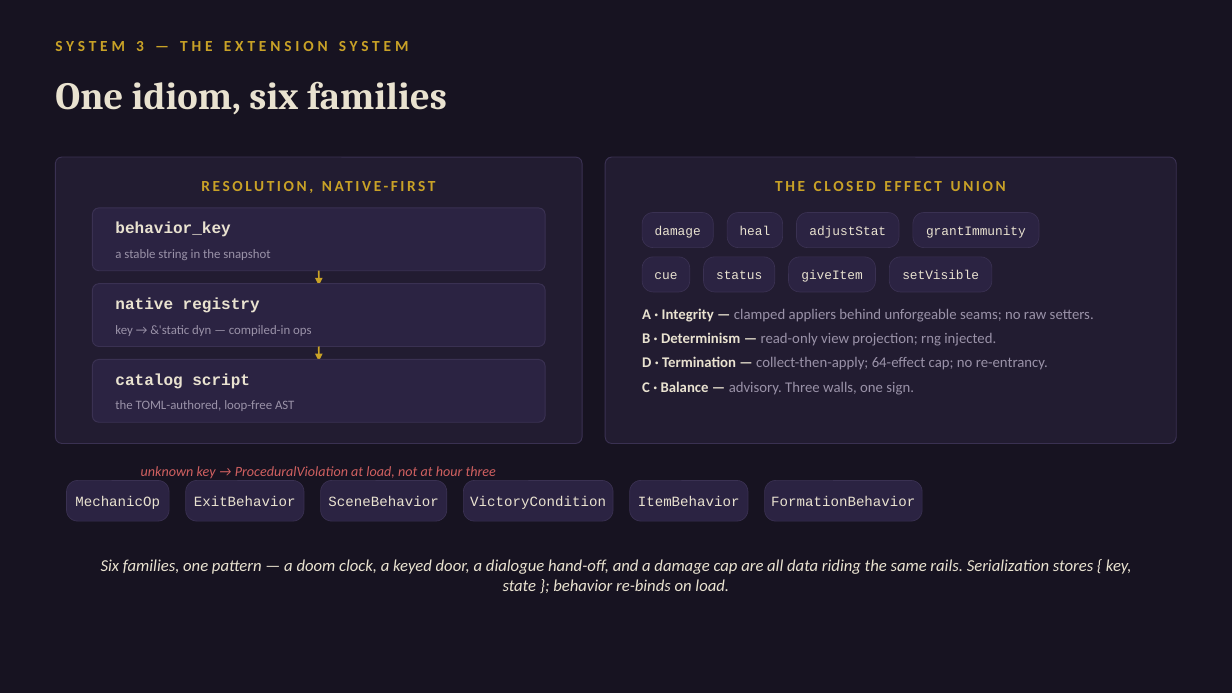
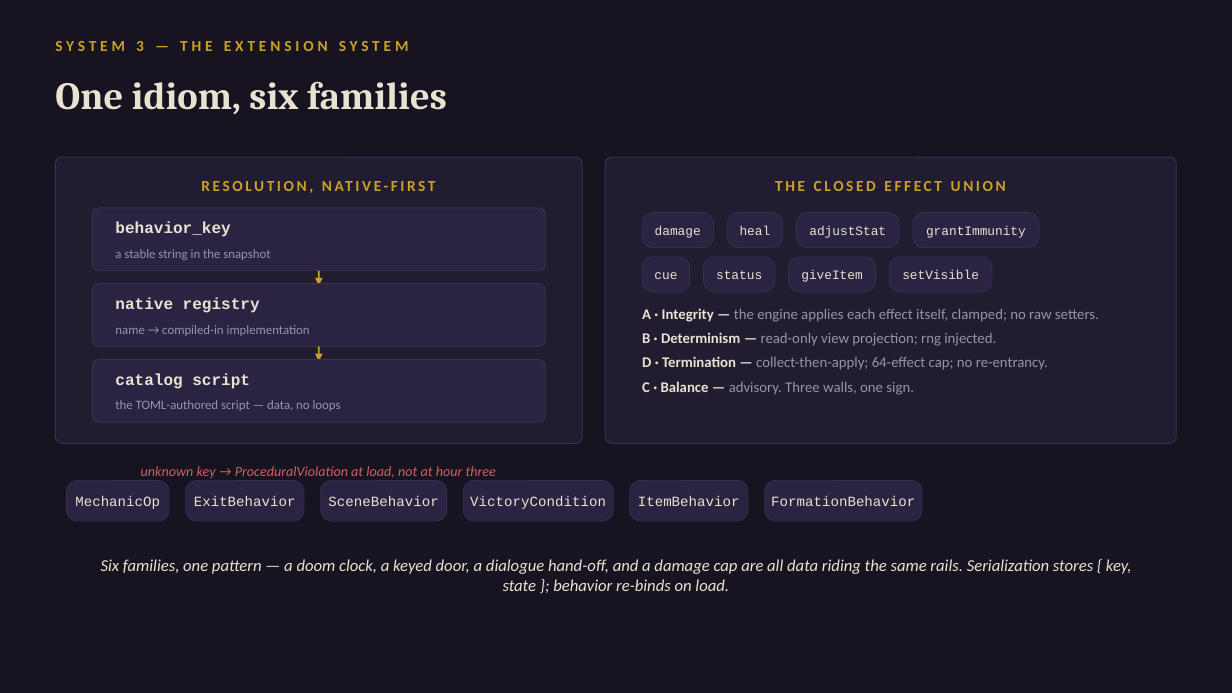
Before and after one commit to daniel0mullins/WickedWays, a slide deck: slide 5 of docs/talks/decks/03-systems-tour.pptx. Drawn at 1232x693 pixels with LibreOffice and Linux fonts; fonts in the diff are those of the drawing. Boxes give left, top, right and bottom in pixels: in the first picture for what was removed or moved away, otherwise in the second. Text is boxed around its words. In the diff, an @@ line names an element or a change of style, - is before the commit and + after.

```diff
--- a/docs/talks/decks/03-systems-tour.pptx
+++ b/docs/talks/decks/03-systems-tour.pptx
@@ text at (x1=115, y1=325, x2=310, y2=336): text changed @@
-key → &'static dyn — compiled-in ops
+name → compiled-in implementation
@@ text at (x1=642, y1=308, x2=1099, y2=322): text changed @@
-A · Integrity — clamped appliers behind unforgeable seams; no raw setters.
+A · Integrity — the engine applies each effect itself, clamped; no raw setters.
@@ text at (x1=115, y1=400, x2=341, y2=411): text changed @@
-the TOML-authored, loop-free AST
+the TOML-authored script — data, no loops
```
Also in this commit, not shown: 5 other slides changed, 7 other files.
